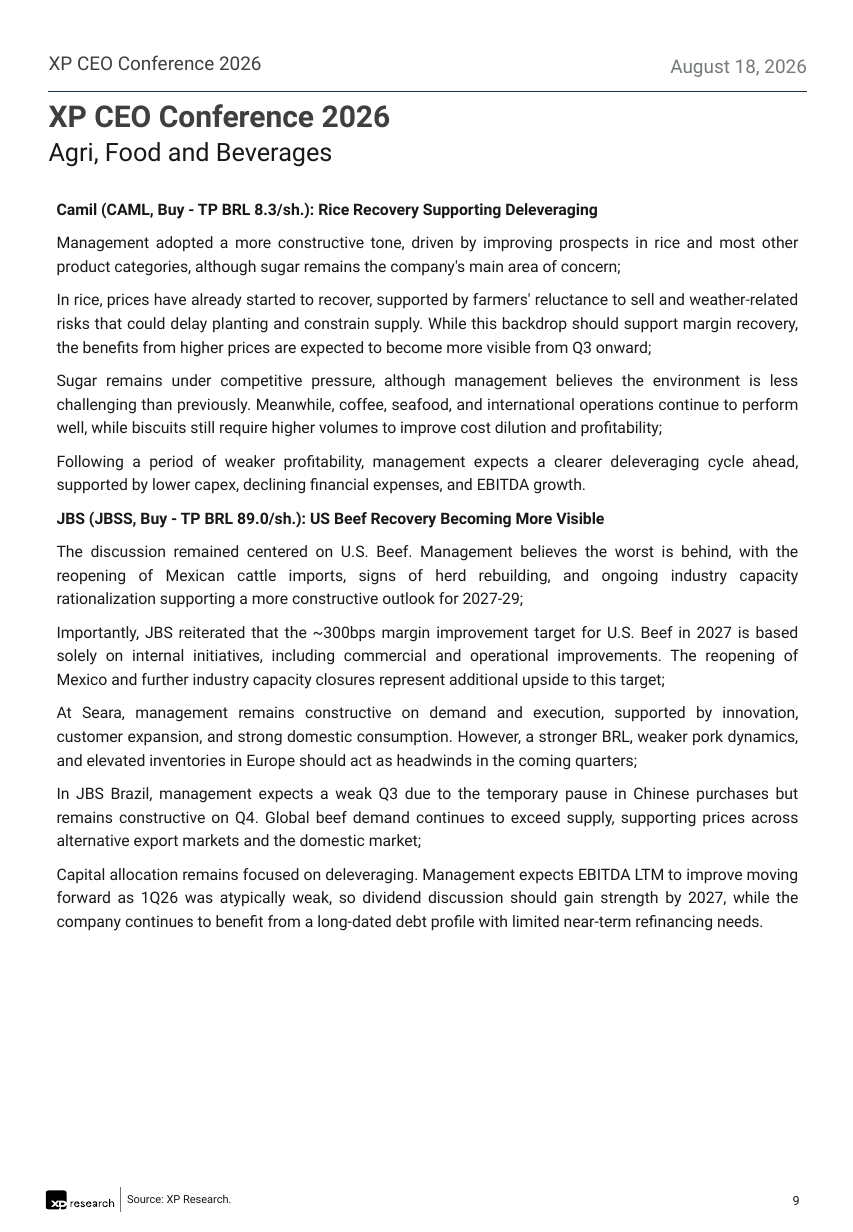
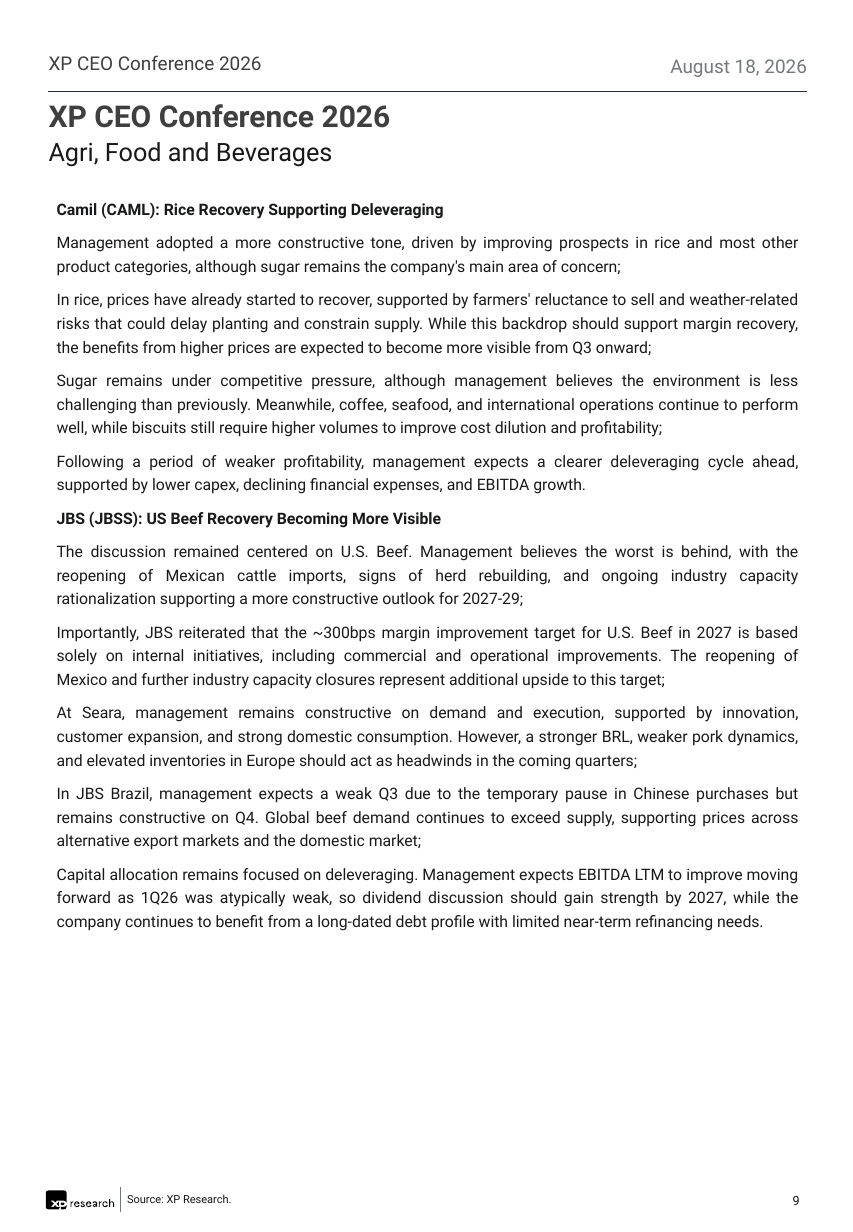
Before and after one commit to CaioLSouza/datasets, a slide deck: slide 9 of ceo_conference_2026/Feedback XP CEO Conference 2026.pptx. Drawn at 853x1232 pixels with LibreOffice and Linux fonts; fonts in the diff are those of the drawing. Boxes give left, top, right and bottom in pixels: in the first picture for what was removed or moved away, otherwise in the second. Text is boxed around its words. In the diff, an @@ line names an element or a change of style, - is before the commit and + after.

```diff
--- a/ceo_conference_2026/Feedback XP CEO Conference 2026.pptx
+++ b/ceo_conference_2026/Feedback XP CEO Conference 2026.pptx
@@ text at (57, 202, 444, 219): text changed @@
-Camil (CAML, Buy - TP BRL 8.3/sh.): Rice Recovery Supporting Deleveraging
+Camil (CAML): Rice Recovery Supporting Deleveraging
@@ text at (57, 511, 441, 528): text changed @@
-JBS (JBSS, Buy - TP BRL 89.0/sh.): US Beef Recovery Becoming More Visible
+JBS (JBSS): US Beef Recovery Becoming More Visible
```
Also in this commit, not shown: 41 other slides changed.
